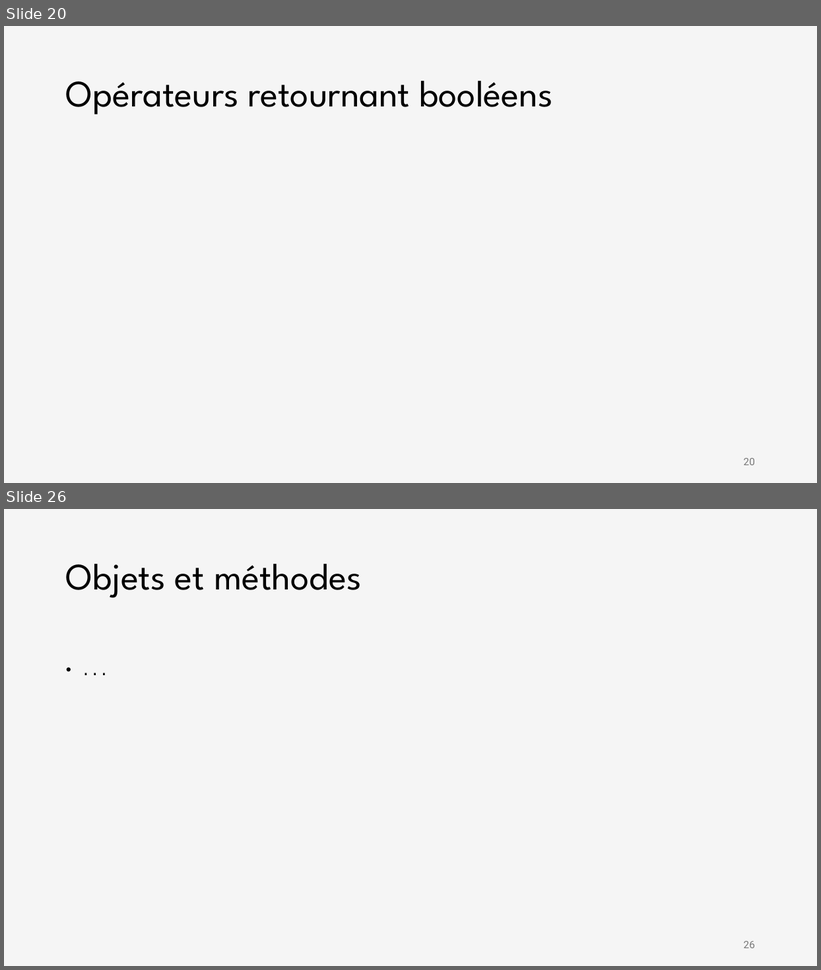
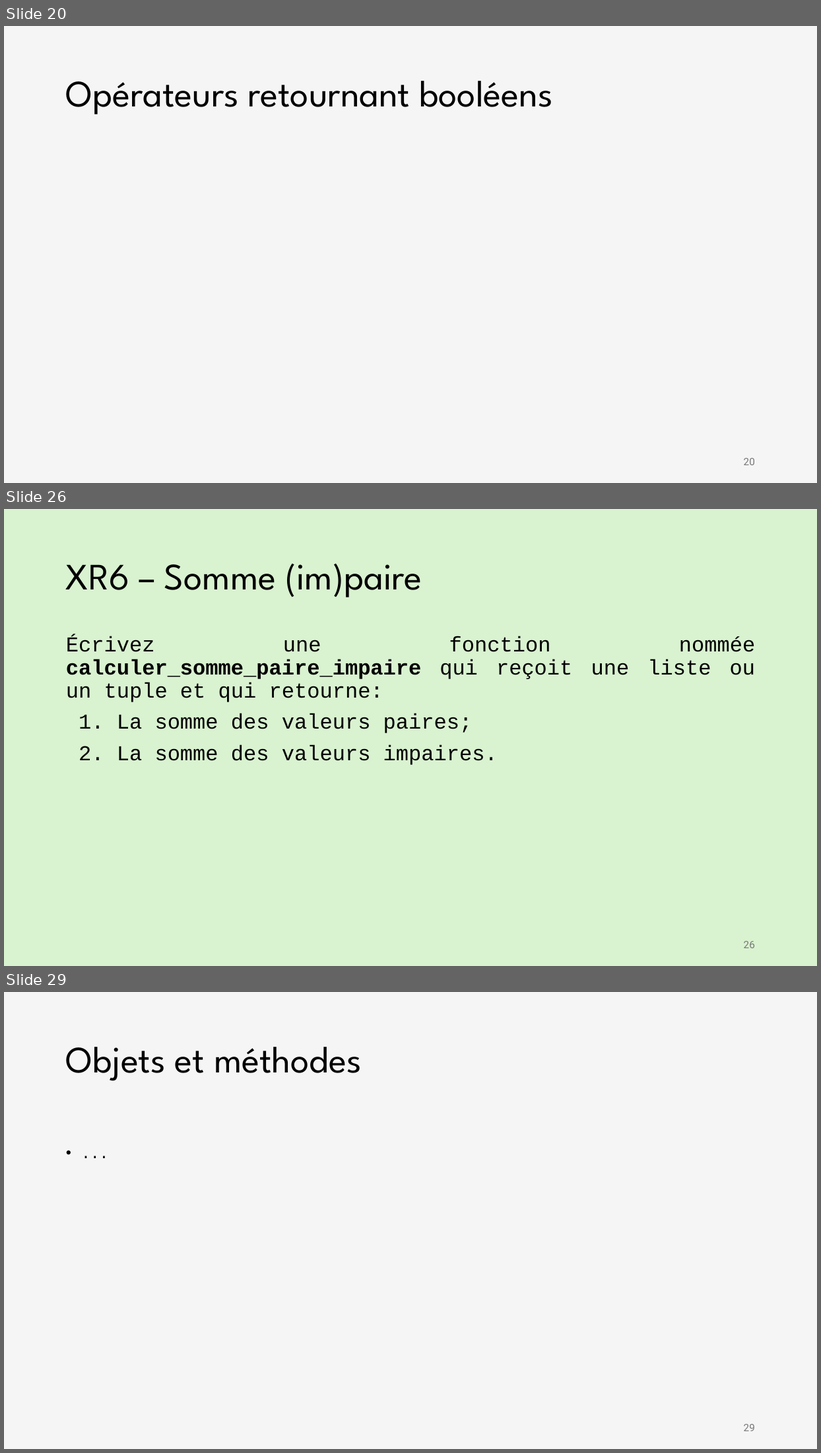
Before and after one commit to iannickgagnon/sagedays_iannick_2026, a slide deck: python_1/presentation_python_1.pptx. Shown one above the other, each under a label of ours: slides 20 and 26 before the commit, slides 20, 26 and 29 after it; the slides between them are not shown. The pictures are 821x970 and 821x1453 pixels, drawn with LibreOffice and Linux fonts; fonts in the diff are those of the drawing; grey boxes stand for pictures. Boxes give left, top, right and bottom in pixels: in the first picture for what was removed or moved away, otherwise in the second. Text is boxed around its words. In the diff, an @@ line names an element or a change of style, - is before the commit and + after.

```diff
--- a/python_1/presentation_python_1.pptx
+++ b/python_1/presentation_python_1.pptx
@@ slide 26 added at (4,509,817,966), background #D9F2D0 @@
@@ title added at (66,564,422,597), 44 pt, text #000000 @@
+XR6 – Somme (im)paire
@@ text added at (66,636,755,765), 25 pt, text #000000 @@
+Écrivez une fonction nommée calculer_somme_paire_impaire qui reçoit une liste ou un tuple et qui retourne:
+1. La somme des valeurs paires;
+2. La somme des valeurs impaires.
@@ page number added at (744,941,755,949), 12 pt, text #797979 @@
+26
@@ what was slide 26 is now slide 29 @@
@@ page number at (744,1424,755,1432): text changed @@
-26
+29
```
Also in this commit, not shown: 6 slides changed, 3 other slides added, 1 slide removed.
